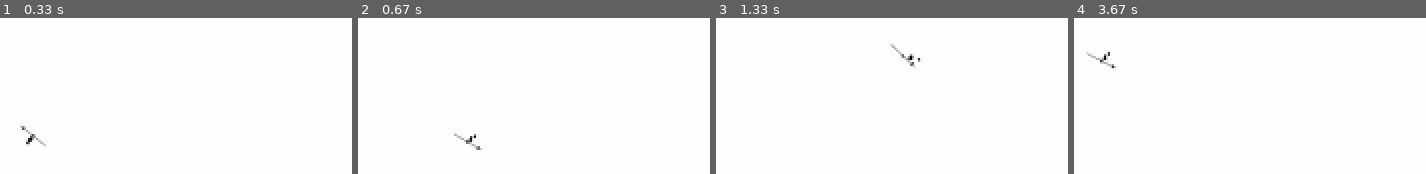
Above: before the commit, frames 1-4 (left to right).
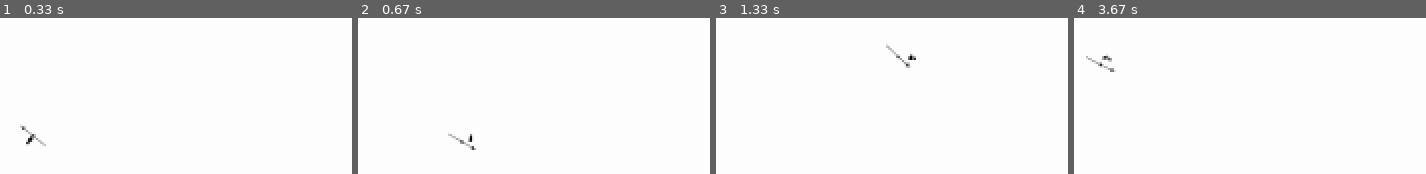
Above: after the commit, the same moments.

Repository: LeBoku/tds
Game: pygame game, started from tds/tds/tds.py
Same seed, same stepped clock (60 frames per second), same inputs: the game is played once before the commit and once after it.
Inputs (mouse positions are in pixels of both pictures, inside the frame that each line leads up to):
- Up to frame 1 (0.33 s): no input
- Up to frame 2 (0.67 s): hold D from 0.33 s (still down); move the mouse to (outside the picture) at 0.37 s
- Up to frame 3 (1.33 s): release D at 0.8 s; hold W 0.83-1.13 s; move the mouse to (outside the picture) at 0.87 s; hold D from 1.17 s (still down); move the mouse to (outside the picture) at 1.2 s
- Up to frame 4 (3.67 s): release D at 1.63 s; hold A 1.67-2.2 s; move the mouse to (outside the picture) at 1.7 s; click (outside the picture) at 2.28 s; hold S 2.57-2.87 s; click (outside the picture) at 2.65 s; hold A 2.9-3.3 s; click (outside the picture) at 2.98 s; hold W from 3.33 s (still down); click (outside the picture) at 3.42 s

Frame 1 is identical in both runs. In frame 2, 0.4% of the frame differs, in the area x 25-36%, y 74-85%; in frame 3, 0.4%; in frame 4, 0.4%, in the area x 3-12%, y 21-35%.

Commit message:
include angle in movement

Diff:
--- a/tds/tds/map/mapController.py
+++ b/tds/tds/map/mapController.py
@@ -61,9 +61,13 @@
 		display = self.displayHandler.display()
 
 		for entity in self.entities:
+			coord = entity.coord
+			if entity.offset is not None:
+				coord += entity.offset.vector
+
 			entityDisplay = entity.display()
 			entityRect = entityDisplay.get_rect()
-			entityRect.center = entity.coord
+			entityRect.center = coord
 
 			display.blit(entityDisplay, entityRect.topleft)
 
--- a/tds/tds/mapEntity/MapEntityController.py
+++ b/tds/tds/mapEntity/MapEntityController.py
@@ -12,6 +12,7 @@
 		self.coord = Vector2(0, 0)
 		self.angle = 0
 		self.subEntities = {}
+		self.offset = None
 
 	def addSubEntity(self, name, entity):
 		entity.name = name
--- a/tds/tds/mapEntity/MapEntityDisplay.py
+++ b/tds/tds/mapEntity/MapEntityDisplay.py
@@ -5,4 +5,8 @@
 
 class MapEntityDisplay(DisplayHandler):
 	def display(self):
-		return pygame.transform.rotozoom(super().display(), self.controller.angle, 1)
+		angle = self.controller.angle
+		if self.controller.offset is not None:
+			angle += self.controller.offset.angle
+
+		return pygame.transform.rotozoom(super().display(), angle, 1)
--- a/tds/tds/mapEntity/character/characterController.py
+++ b/tds/tds/mapEntity/character/characterController.py
@@ -1,13 +1,18 @@
 from mapEntity.MapEntityController import MapEntityController
 
-from .moveSetController import MoveSetController
+from base.moveSetController import MoveSetController
 
 class CharacterController(MapEntityController):
 	def __init__(self, map):
 		super().__init__(map)
 		self._weapon = None
+		self.moveSetEntityName = "character"
 		self.moveSetController = MoveSetController()
+
+	def dealWithMoveOffset(self):
+		self.offset = self.moveSetController.getOffsetForEntity(self.moveSetEntityName)
 
 	def display(self):
 		self.moveSetController.moveOn()
+		self.dealWithMoveOffset()
 		return super().display()
--- a/tds/tds/mapEntity/subEntity/subEntity.py
+++ b/tds/tds/mapEntity/subEntity/subEntity.py
@@ -29,14 +29,12 @@
 
 	def alignToParent(self):
 		offset = self.parent.moveSetController.getOffsetForEntity(self.name)
-		movement = offset.vector
-		baseOffset = self.offsetVector + movement
+		baseOffset = self.offsetVector + offset.vector
 
 		characterAngle = self.parent.angle
 		offset = baseOffset.rotate(180 - characterAngle)
 
 		self.coord = self.parent.coord - offset
-
 		self.angle = self.parent.angle + self.offsetAngle
 
 	def display(self):
--- a/tds/tds/store/moveSets/_entity.py
+++ b/tds/tds/store/moveSets/_entity.py
@@ -18,21 +18,30 @@
 			self.frames.append(self.frames[-1].copy())
 
 	def backToDefault(self, frameCount):
-		self.animateTo(self.defaultOffset.vector, frameCount)
+		self.animateTo(frameCount, self.defaultOffset.vector)
 
-	def animateTo(self, toVector, frameCount=1):
-		toFrame = Offset(Vector2(toVector))
+	def animateTo(self, frameCount, toVector=(0,0), toAngle=0, clockwise=False):
+		toFrame = Offset(Vector2(toVector), toAngle)
 		fromFrame = self.frames[-1]
 		frames = []
 
-		distanceVector = toFrame.vector - fromFrame.vector
-		distanceVector.scale_to_length(distanceVector.length() / frameCount)
+		if clockwise:
+			stepAngle = (fromFrame.angle + 360) - (toFrame.angle + 360)
+		else:
+			stepAngle = (toFrame.angle + 360) - (fromFrame.angle + 360)
+
+		if stepAngle != 0:
+			stepAngle /= frameCount
+
+		stepVector = toFrame.vector - fromFrame.vector
+		if stepVector.length() > 0:
+			stepVector.scale_to_length(stepVector.length() / frameCount)
 
 		lastFrame = fromFrame
 
 		for frameNumber in range(frameCount):
-			angle = 0
-			offset = lastFrame.vector + distanceVector
+			angle = (lastFrame.angle + stepAngle) % 360
+			offset = lastFrame.vector + stepVector
 
 			lastFrame = Offset(offset, angle)
 			frames.append(lastFrame)
--- a/tds/tds/store/moveSets/character.py
+++ b/tds/tds/store/moveSets/character.py
@@ -6,13 +6,13 @@
 	armSwingTime = 10
 
 	rightHand = Entity()
-	rightHand.animateTo((0, armSwing), armSwingTime)
-	rightHand.animateTo((0, -armSwing), armSwingTime*2)
+	rightHand.animateTo(armSwingTime, (0, armSwing))
+	rightHand.animateTo(armSwingTime*2, (0, -armSwing))
 	rightHand.backToDefault(armSwingTime)
 
 	leftHand = Entity()
-	leftHand.animateTo((0, -armSwing), armSwingTime)
-	leftHand.animateTo((0, armSwing), armSwingTime*2)
+	leftHand.animateTo(armSwingTime, (0, -armSwing))
+	leftHand.animateTo(armSwingTime*2, (0, armSwing))
 	leftHand.backToDefault(armSwingTime)
 
 	move = Move(
--- a/tds/tds/store/moveSets/spear.py
+++ b/tds/tds/store/moveSets/spear.py
@@ -3,28 +3,36 @@
 
 def forwardAttack():
 	rightHand = Entity()
-	rightHand.animateTo((0, 10), 5)
+	rightHand.animateTo(5, (0, 10))
 	rightHand.repeatFrame(5)
-	rightHand.animateTo((0, -10), 5)
+	rightHand.animateTo(5, (0, -10))
 	rightHand.repeatFrame(15)
 	rightHand.backToDefault(5)
 
 	leftHand = Entity()
-	leftHand.animateTo((0, -10), 10)
-	leftHand.animateTo((0, 5), 5)
+	leftHand.animateTo(10, (0, -10))
+	leftHand.animateTo(5, (0, 5))
 	leftHand.repeatFrame(10)
 	leftHand.backToDefault(5)
 
 	weapon = Entity()
 	weapon.repeatFrame(10)
-	weapon.animateTo((0,-15), 5)
+	weapon.animateTo(5, (0,-15))
 	weapon.repeatFrame(15)
 	weapon.backToDefault(5)
+
+	character = Entity()
+	character.animateTo(5, toAngle=-45)
+	character.repeatFrame(5)
+	character.animateTo(5, toAngle=45, clockwise=True)
+	character.repeatFrame(15)
+	character.backToDefault(5)
 
 	move = Move(
 		rightHand=rightHand,
 		leftHand=leftHand,
-		weapon=weapon
+		weapon=weapon,
+		character=character
 	)
 
 	return move
Renamed: tds/tds/mapEntity/character/moveSetController.py -> tds/tds/base/moveSetController.py
Not shown, changed: tds/tds/tds.pyproj
